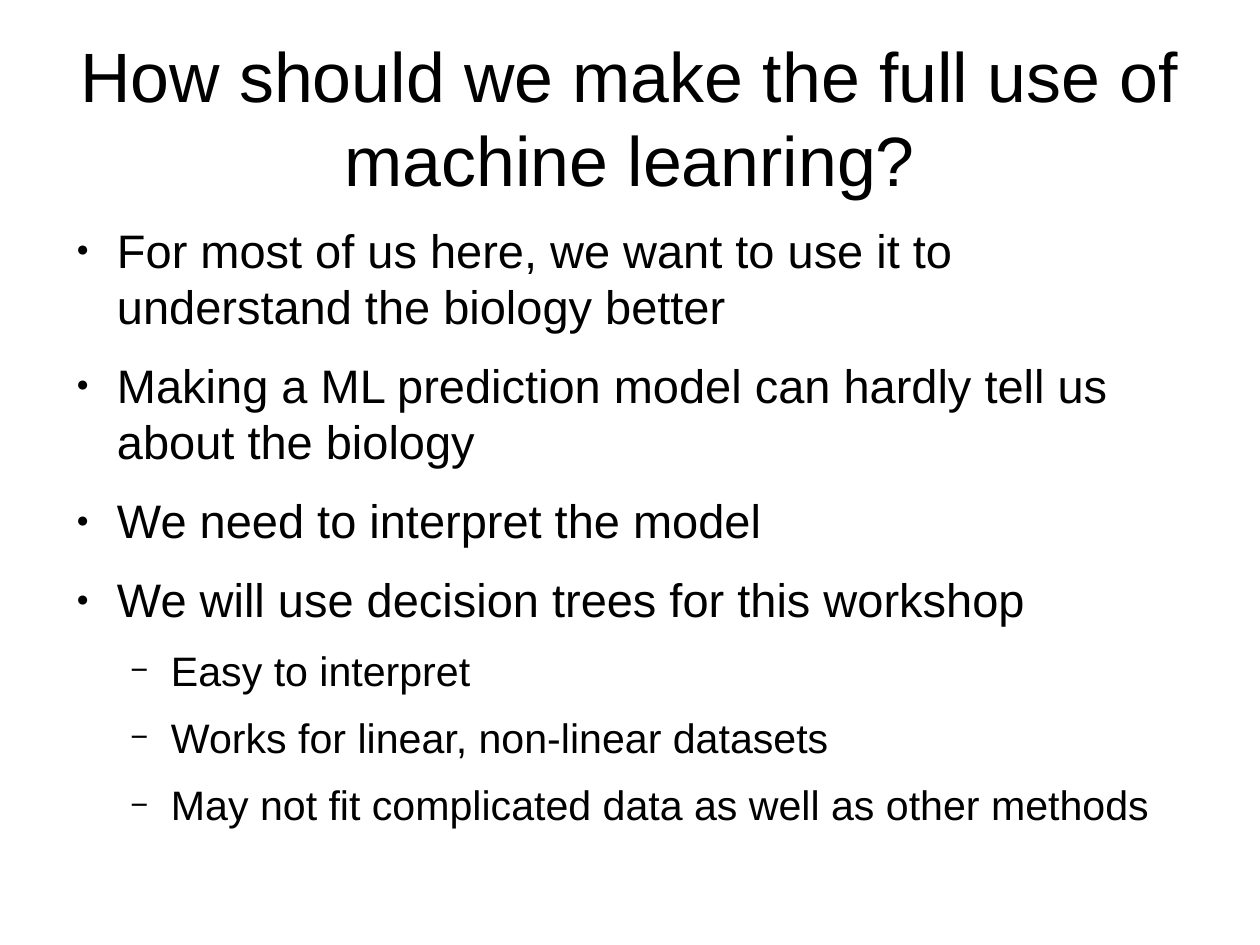
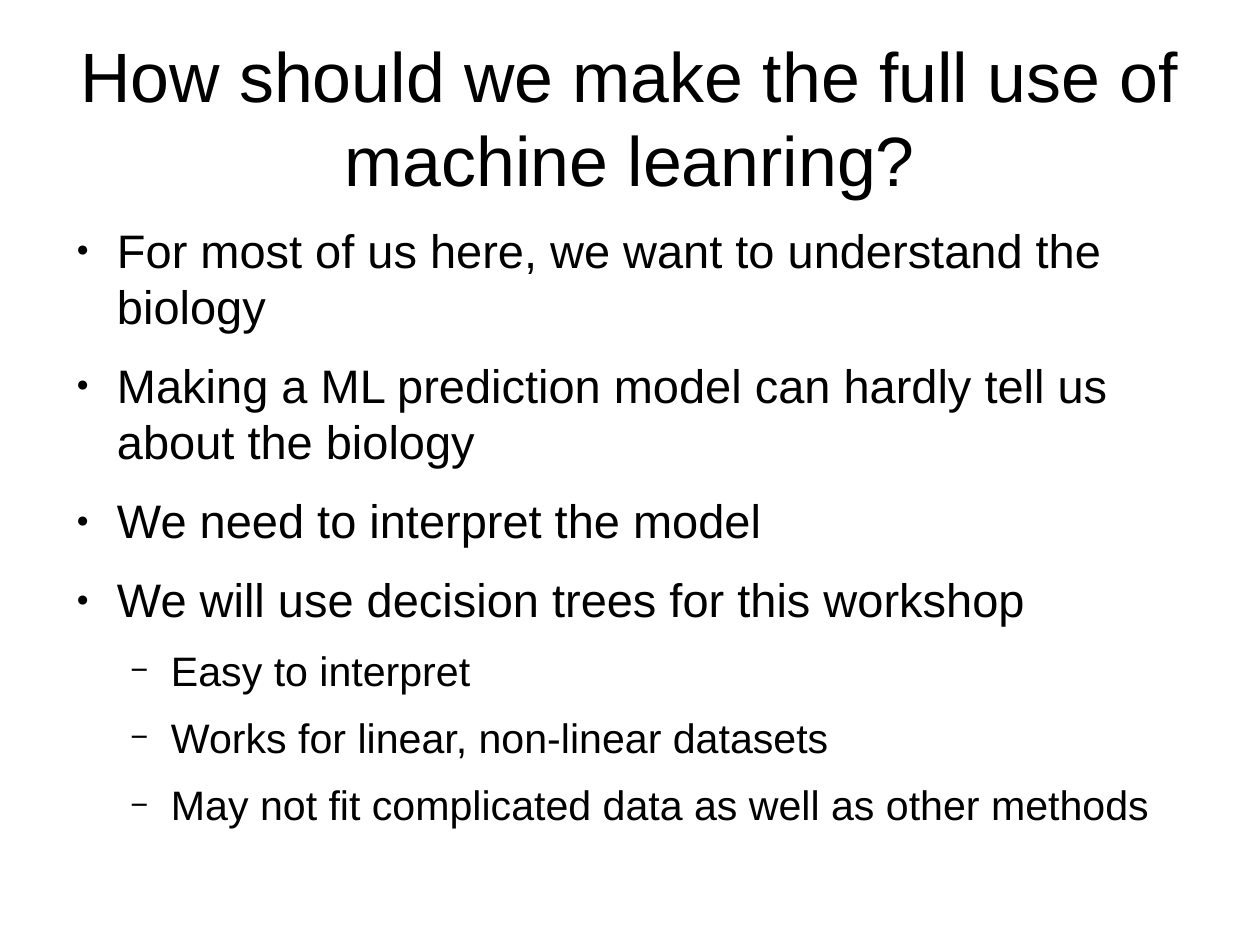
Before and after one commit to leexa90/ML_course_BII, a slide deck: slide 5 of opening_slides.odp (slide 4 before the commit). Drawn at 1260x945 pixels with LibreOffice and Linux fonts; fonts in the diff are those of the drawing. Boxes give left, top, right and bottom in pixels: in the first picture for what was removed or moved away, otherwise in the second. Text is boxed around its words. In the diff, an @@ line names an element or a change of style, - is before the commit and + after.

```diff
--- a/opening_slides.odp
+++ b/opening_slides.odp
@@ text at (117,234,1101,333): text changed @@
-● For most of us here, we want to use it to understand the biology better
+● For most of us here, we want to understand the biology
```
Also in this commit, not shown: 4 other slides changed, 4 slides added, 5 other files.
